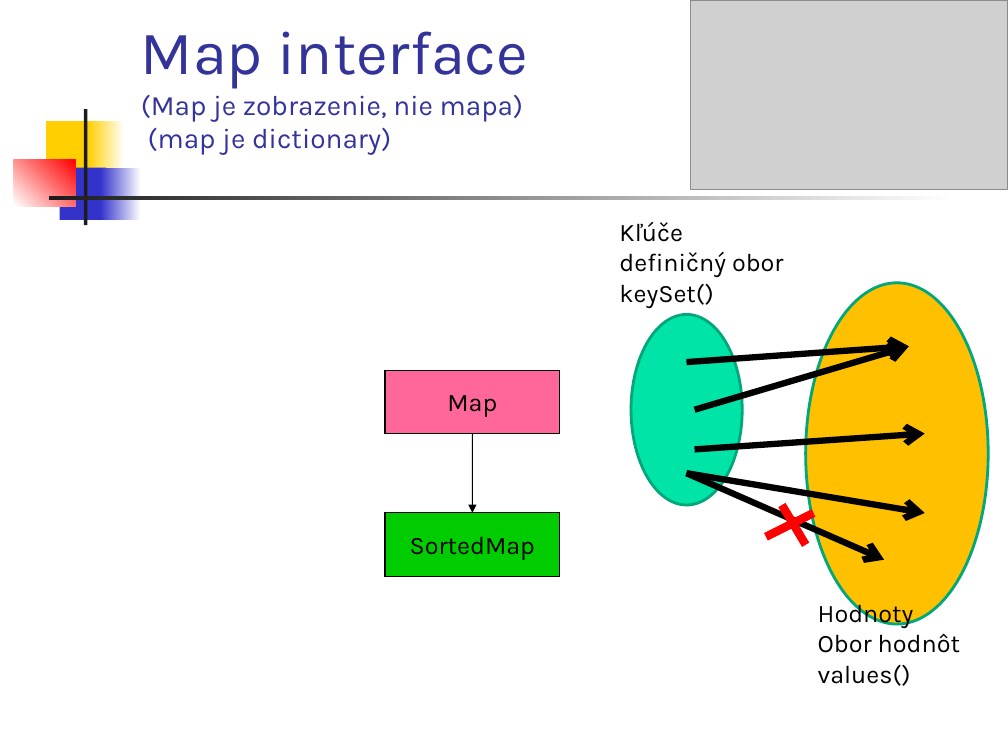
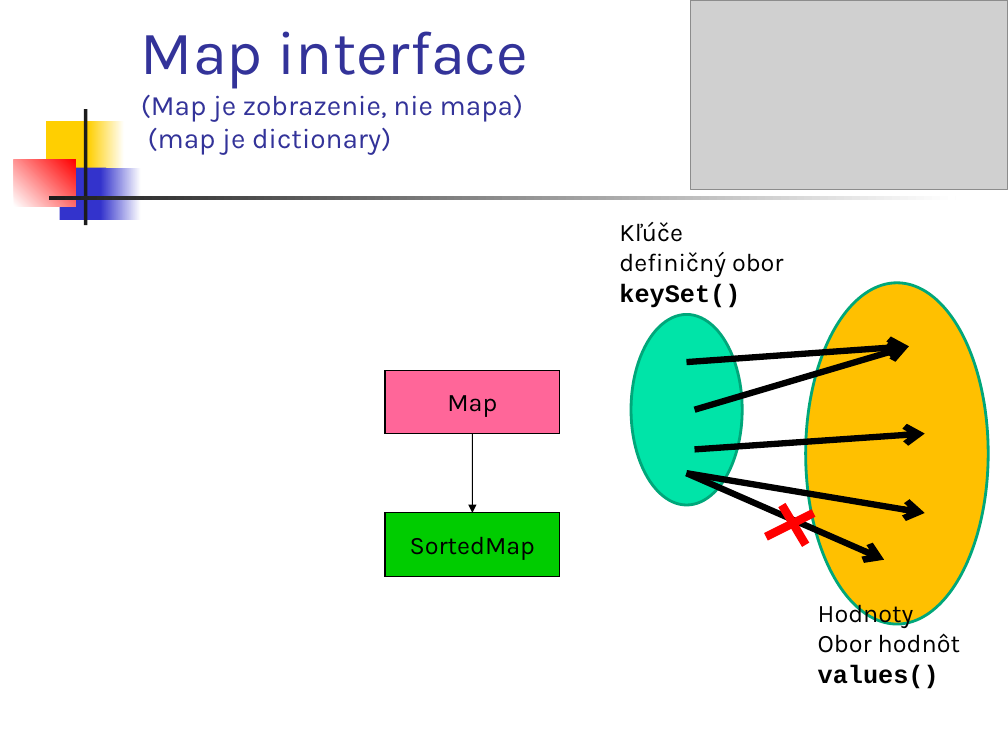
Before and after one commit to Programovanie4/Prednasky, a slide deck: slide 22 of 06/06_java.ppt (slide 16 before the commit). Drawn at 1008x756 pixels with LibreOffice and Linux fonts; fonts in the diff are those of the drawing; grey boxes stand for pictures. Boxes give left, top, right and bottom in pixels: in the first picture for what was removed or moved away, otherwise in the second. Text is boxed around its words. In the diff, an @@ line names an element or a change of style, - is before the commit and + after.

```diff
--- a/06/06_java.ppt
+++ b/06/06_java.ppt
@@ text at box(619, 283, 740, 308): font Karla to Courier New, bold on in "keySet()" @@
@@ text at box(818, 664, 939, 689): font Karla to Courier New, bold on in "values()" @@
```
Also in this commit, not shown: 13 other slides changed, 6 slides added, 3 other files.
